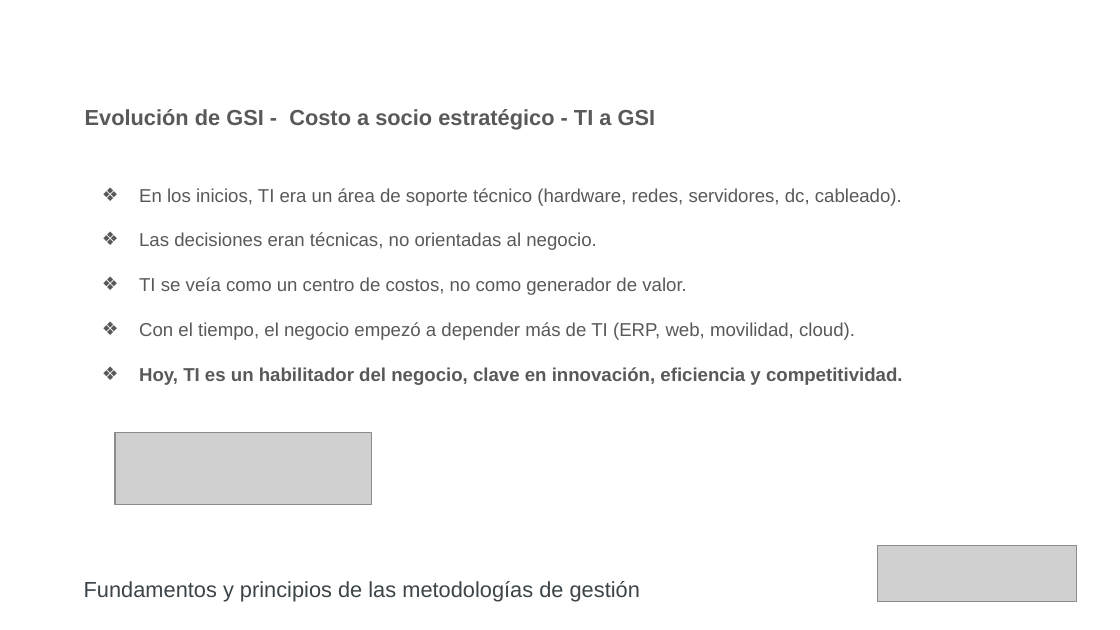
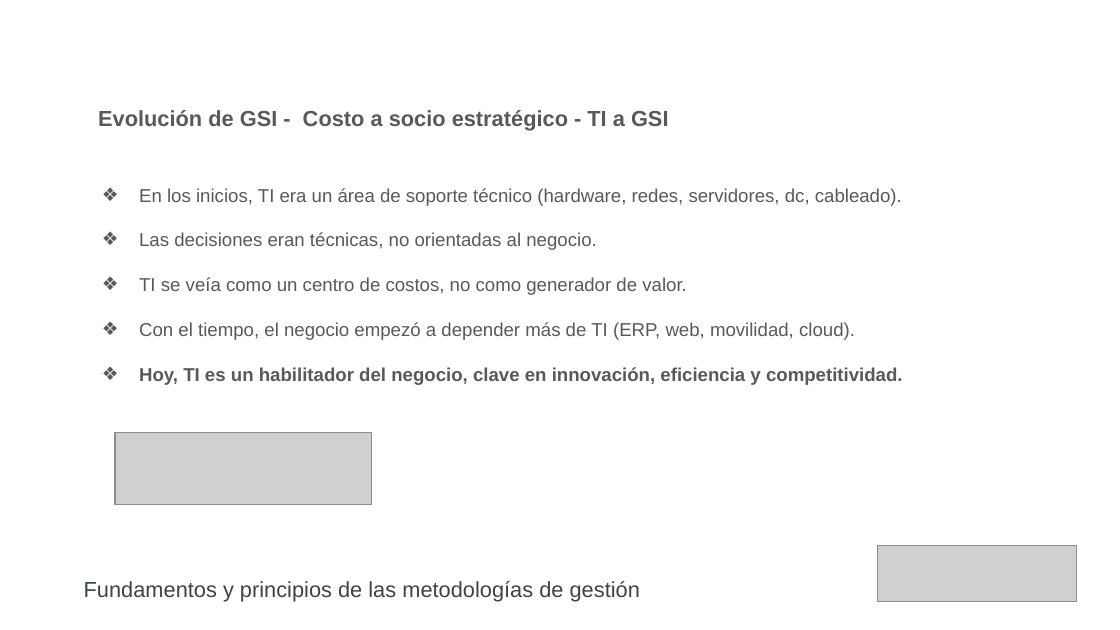
Before and after one commit to MartinT2222/Licenciatura-CiberDefenza, a slide deck: slide 10 of Licenciatura en CiberDefensa/Gestion de servicios de informacion/Clase 1 y 2/Clase 1/Clase 2 Fundamentos y principios de las metodologías de gestión (Parte 1) .pptx. Drawn at 1120x630 pixels with LibreOffice and Linux fonts; fonts in the diff are those of the drawing; grey boxes stand for pictures. Boxes give left, top, right and bottom in pixels: in the first picture for what was removed or moved away, otherwise in the second. Text is boxed around its words. In the diff, an @@ line names an element or a change of style, - is before the commit and + after.

```diff
--- a/Licenciatura en CiberDefensa/Gestion de servicios de informacion/Clase 1 y 2/Clase 1/Clase 2 Fundamentos y principios de las metodologías de gestión (Parte 1) .pptx
+++ b/Licenciatura en CiberDefensa/Gestion de servicios de informacion/Clase 1 y 2/Clase 1/Clase 2 Fundamentos y principios de las metodologías de gestión (Parte 1) .pptx
@@ text "Evolución de GSI - Costo ...": place and size @@
-text "Evolución de GSI - Costo ..." at [85, 109, 656, 129]
+text "Evolución de GSI - Costo ..." at [98, 110, 669, 130]
```
Also in this commit, not shown: 2 other slides changed, 7 other files.
